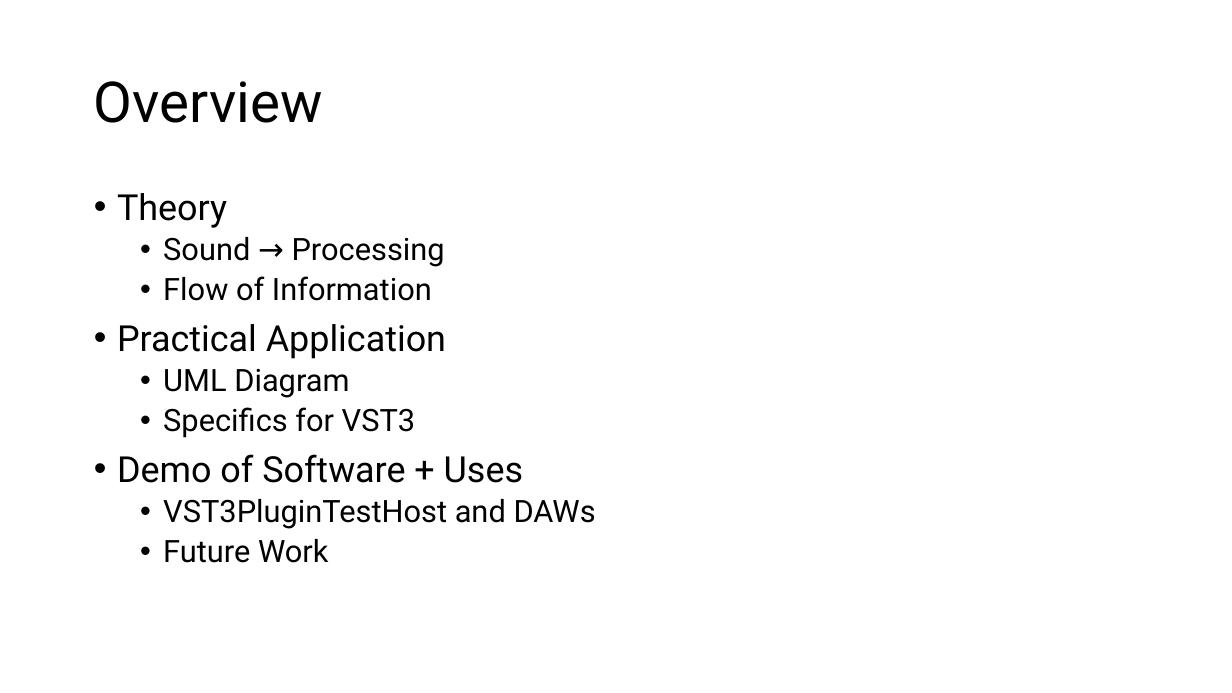
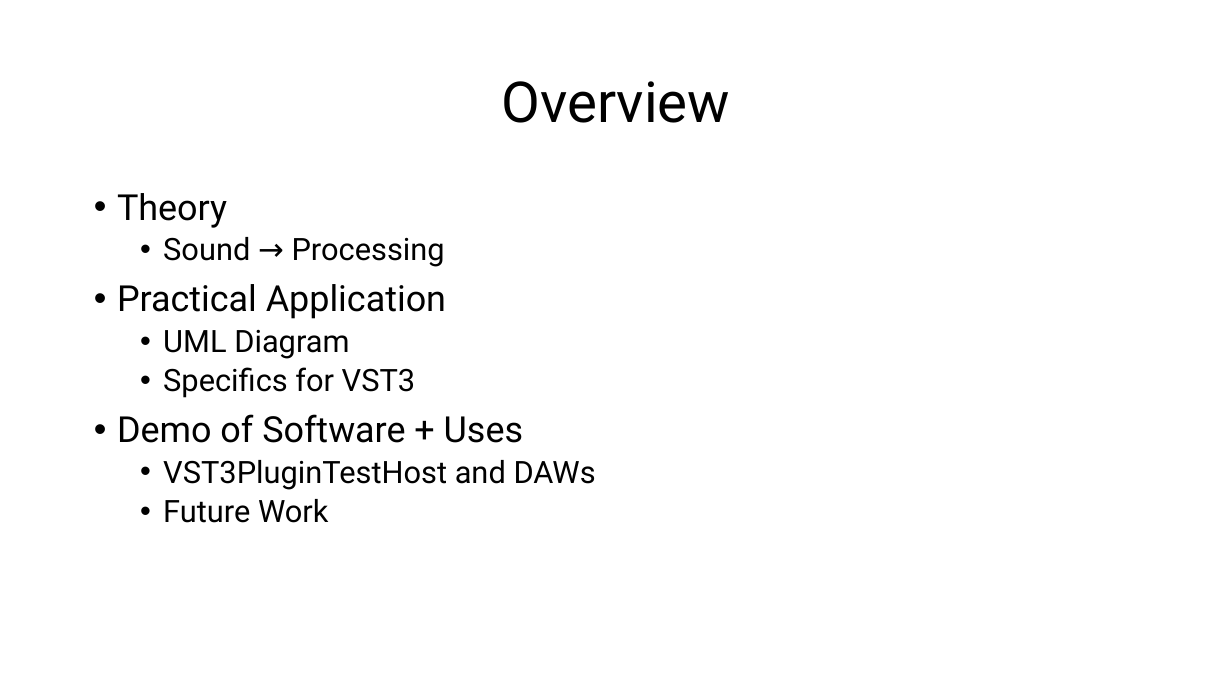
Before and after one commit to ShotgunApe/VST-Synth, a slide deck: slide 2 of docs/juniorIS-new.pptx. Drawn at 1232x693 pixels with LibreOffice and Linux fonts; fonts in the diff are those of the drawing. Boxes give left, top, right and bottom in pixels: in the first picture for what was removed or moved away, otherwise in the second. Text is boxed around its words. In the diff, an @@ line names an element or a change of style, - is before the commit and + after.

```diff
--- a/docs/juniorIS-new.pptx
+++ b/docs/juniorIS-new.pptx
@@ title "Overview" at (501,81,730,123): alignment left to centre @@
@@ text at (163,276,432,301): paragraph removed @@
-  • Flow of Information
```
Also in this commit, not shown: 1 other slide changed, 17 slides added, 2 slides removed, 2 other files.
